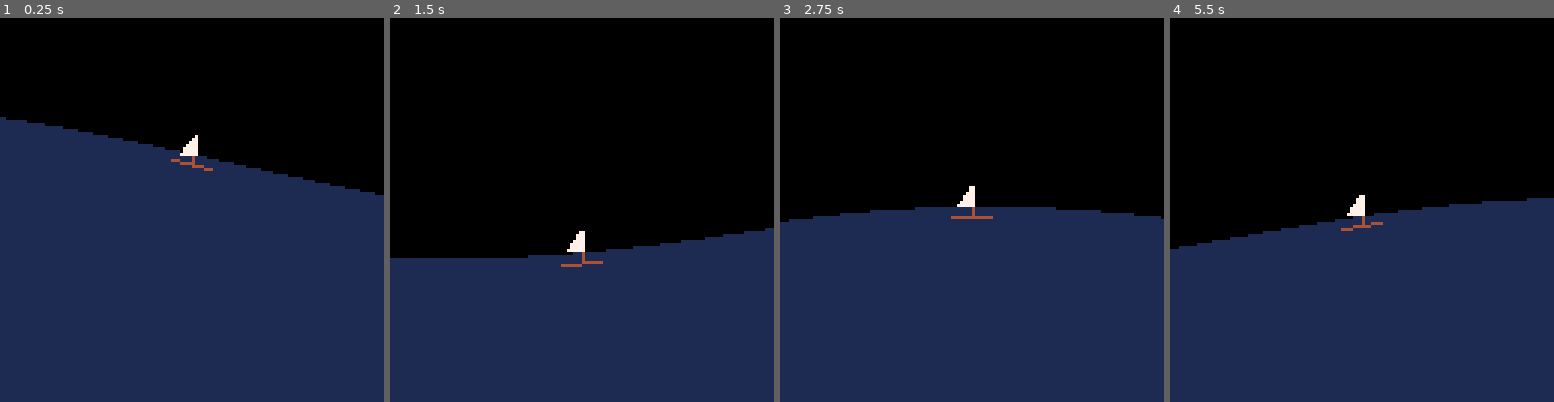
Above: before the commit, frames 1-4 (left to right).
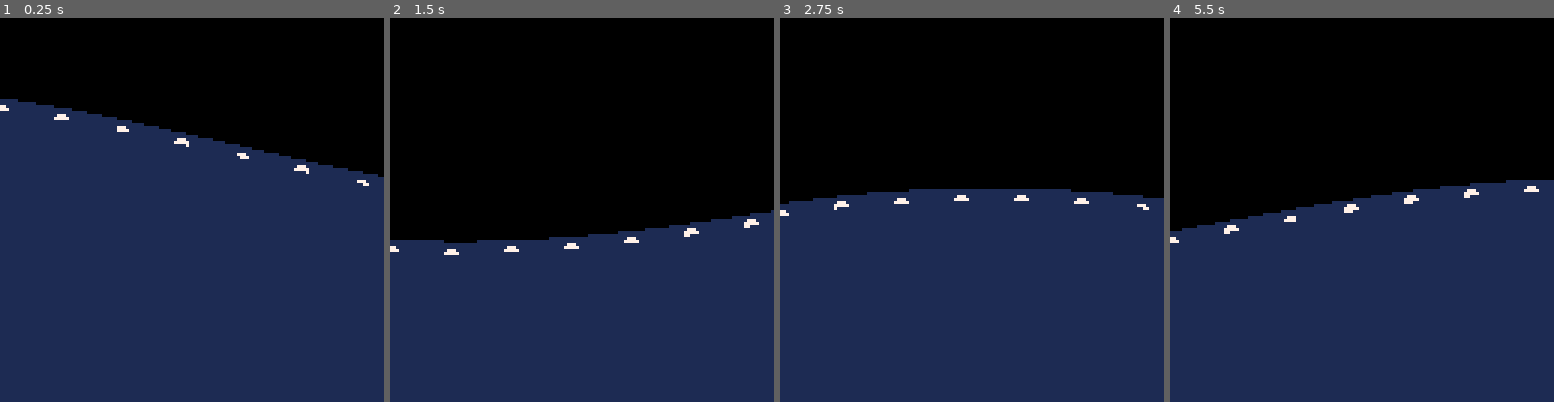
Above: after the commit, the same moments.

Repository: Gate88/tweetcarts
Game: PICO-8 cartridge unfinished/boat.p8
The game is run twice, just before and just after one commit, with the same random seed, the same clock (stepped at 60 frames per second) and the same inputs.
Inputs:
- Up to frame 1 (0.25 s): no input
- Up to frame 2 (1.5 s): no input
- Up to frame 3 (2.75 s): no input
- Up to frame 4 (5.5 s): no input

The runs differ from the first frame. In frame 1, 5.1% of the frame differs, in the area x 0-100%, y 21-47%; in frame 2, 4.5%; in frame 3, 4.9%; in frame 4, 4.9%.

Commit message:
boat update

Diff:
--- a/unfinished/boat.p8
+++ b/unfinished/boat.p8
@@ -1,31 +1,22 @@
 pico-8 cartridge // http://www.pico-8.com
 version 18
 __lua__
-::_::cls(0)
-for x=0,128,1 do
- a=16 f=.0002 y=76
- for n=1,3 do
-  y += sin(x*f+.1*n+t()/10*n+80*n)*a
-  f*=3
-  a*=1.1
- end
- line(x-1,c,x-1,128,1)
-
- if(x==64)angle=atan2(1,y-c)_y = y+3
- c=y
+z,w,g,h=128,64,line::_::cls()
+for n=70,76,4 do
+s={}
+for x=-1,z do
+a=16 f=.0002 y=n
+for n=.1,.3,.1 do
+y += sin(x*f+n+t()*n)*a
+f*=3a/=.9end
+g(x,c,x,z,1)
+s[x]=y+4
+c=y
 end
-
-for n=-3,3 do
- j=cos(angle)*7
- k=sin(angle)*7
-
-	line(64-j,_y-k,64+j,_y+k,4)
-	l=cos(angle+.25)*5
- m=sin(angle+.25)*10
-	line(64,_y,64+l,_y+m,4)
-	for n=4,10 do
- 		line(64+l*.1*n+.9,_y+m*.1*n,64+l*.1*n-j*(10-n)/10,_y+m*.1*n,7)
+if n==70 then
+ for x=0,z,20 do
+  circfill(x,s[x],2,7)
  end
 end
-
+end
 flip()goto _
